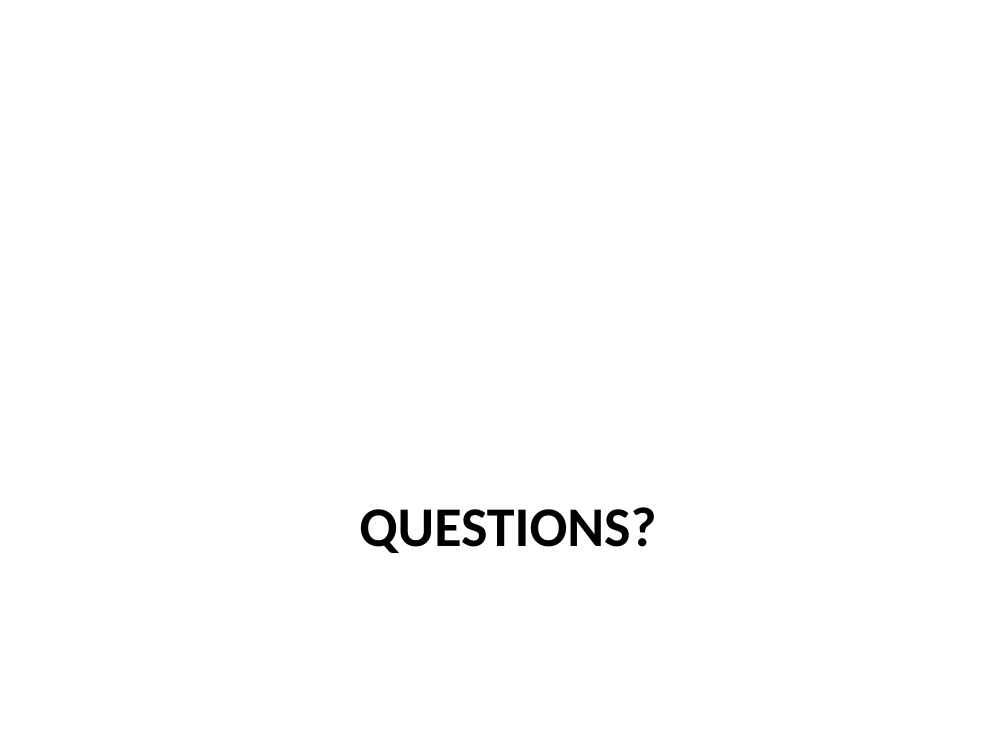
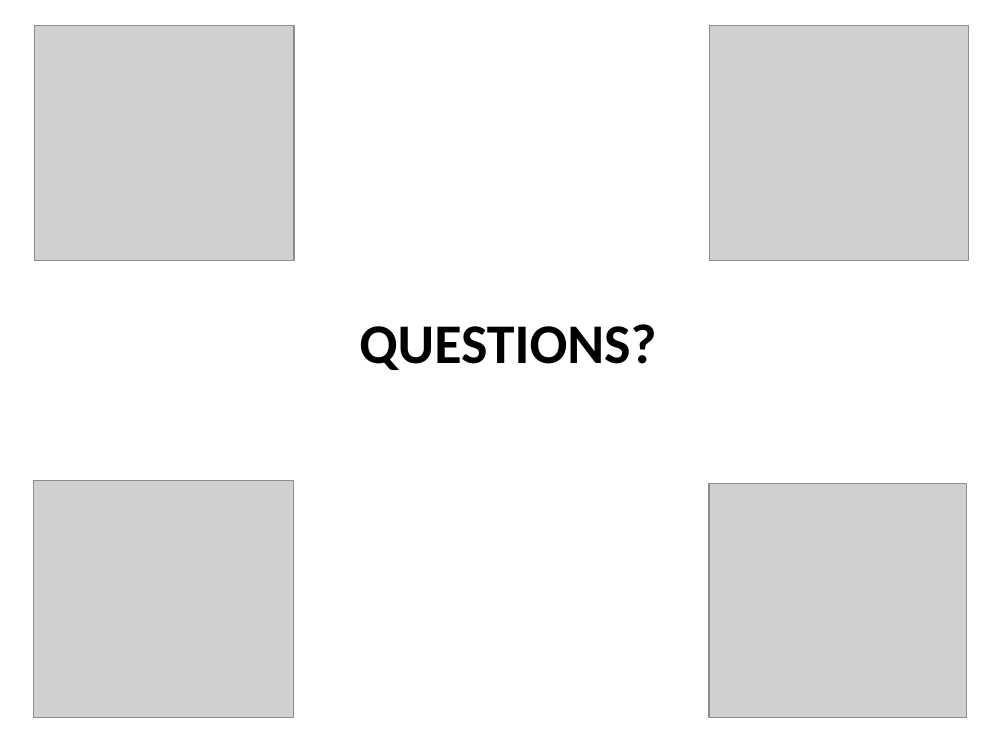
Before and after one commit to neostoic/pittfood, a slide deck: slide 8 of Presentation.pptx. Drawn at 1008x756 pixels with LibreOffice and Linux fonts; fonts in the diff are those of the drawing; grey boxes stand for pictures. Boxes give left, top, right and bottom in pixels: in the first picture for what was removed or moved away, otherwise in the second. Text is boxed around its words. In the diff, an @@ line names an element or a change of style, - is before the commit and + after.

```diff
--- a/Presentation.pptx
+++ b/Presentation.pptx
@@ picture added at bbox=[34, 25, 293, 260] @@
@@ picture added at bbox=[709, 25, 968, 260] @@
@@ title "QUESTIONS?": place and size @@
-title "QUESTIONS?" at bbox=[359, 507, 656, 553]
+title "QUESTIONS?" at bbox=[359, 324, 656, 370]
@@ picture added at bbox=[33, 481, 294, 718] @@
@@ picture added at bbox=[709, 484, 967, 718] @@
```
Also in this commit, not shown: 6 other slides changed, 1 slide added, 1 slide removed.
